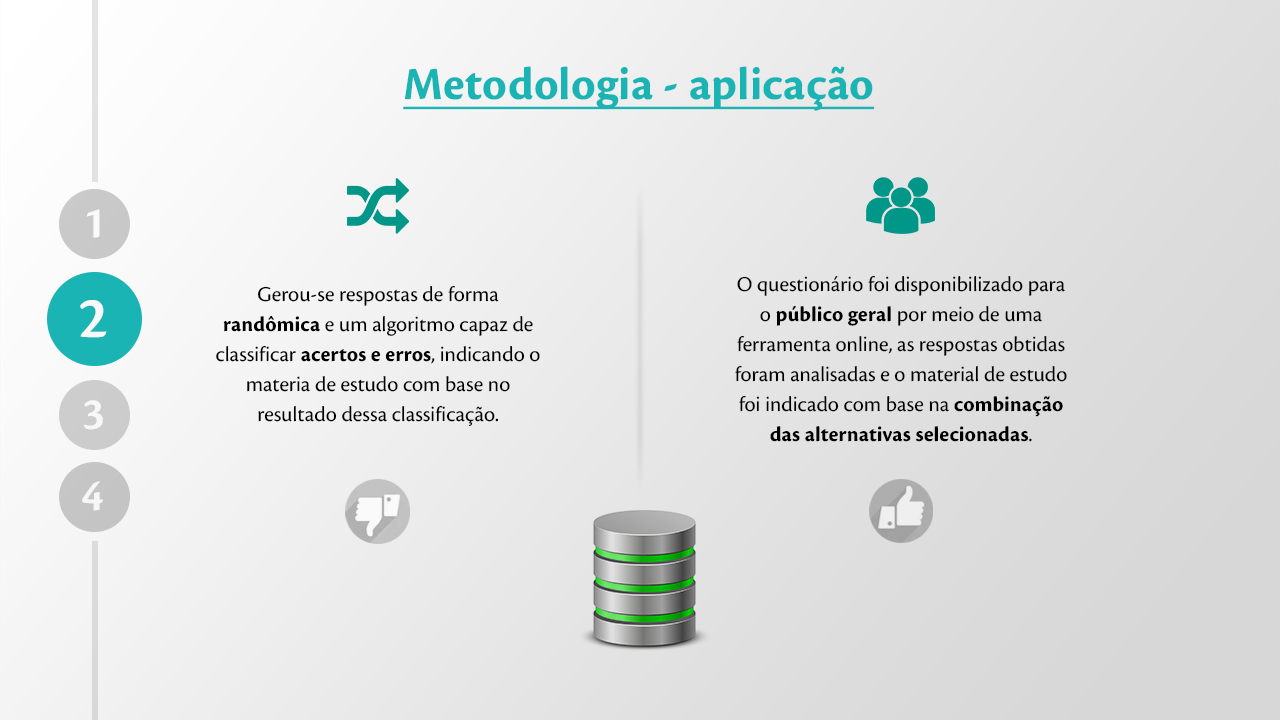
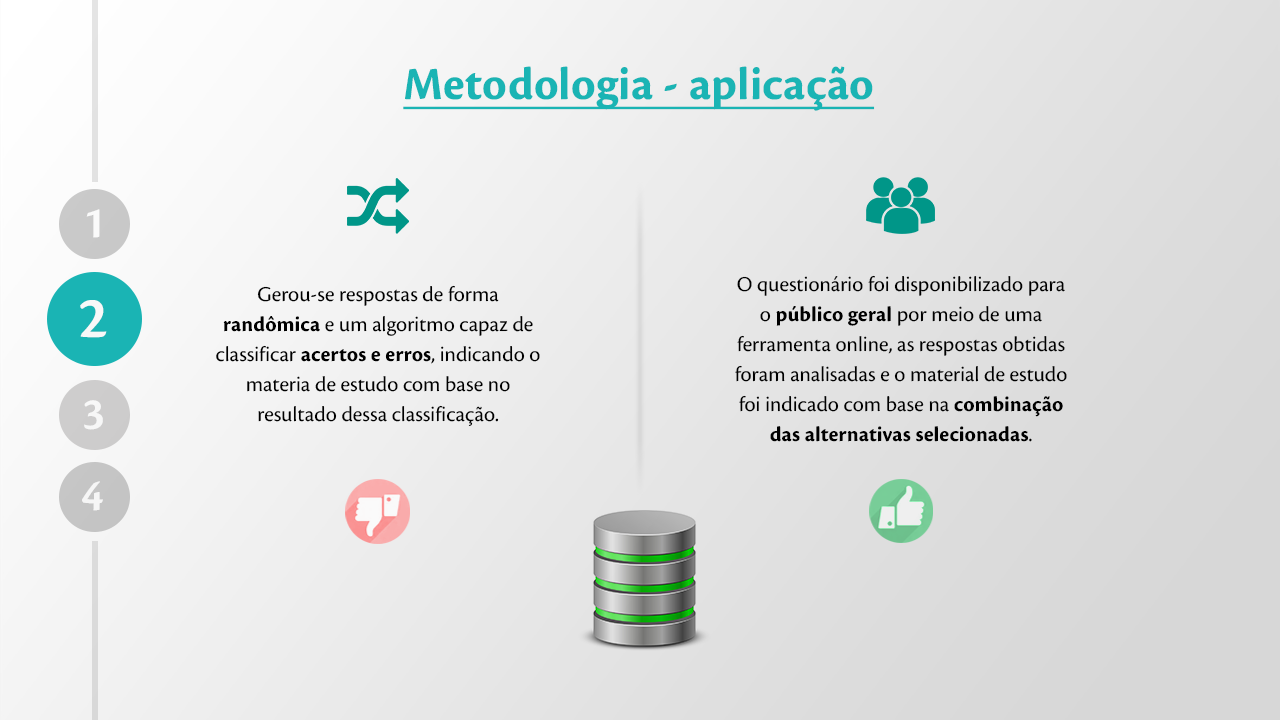
Revision of a layered 1280 × 720 image; what changed, layer by layer:
added layer "Layer 15" (color) above "Layer 13" over [345,479,410,544]
added layer "Layer 17" (color) above "Layer 14" over [869,479,933,543]
